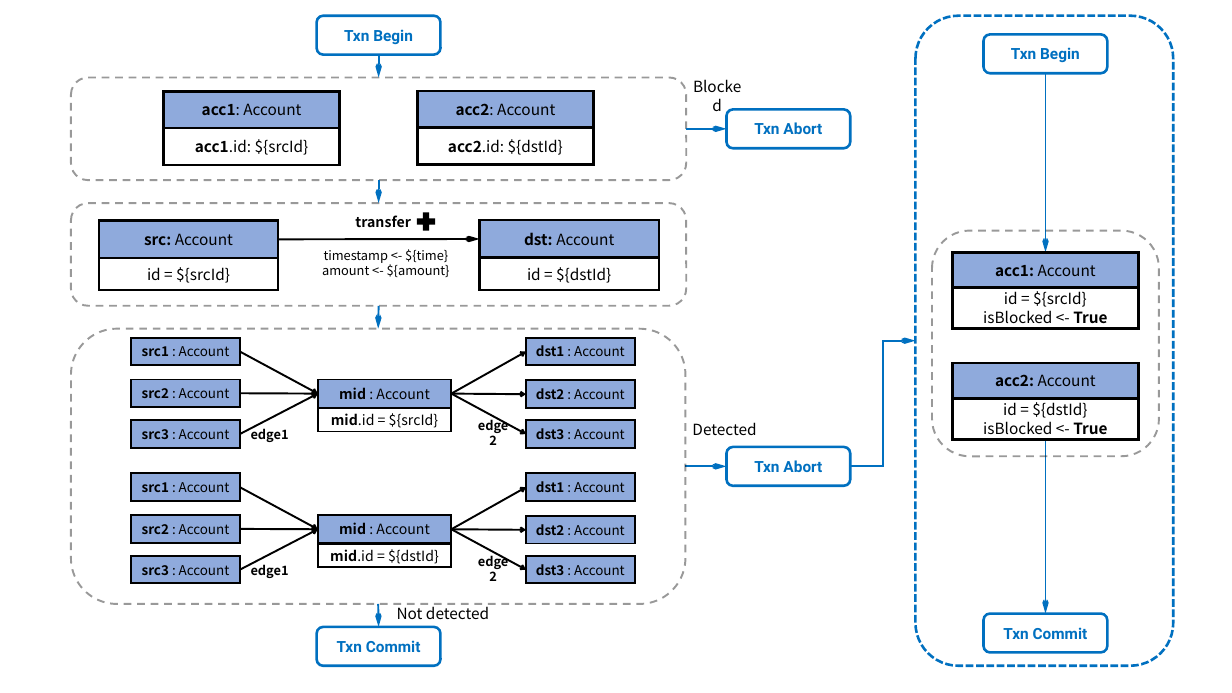
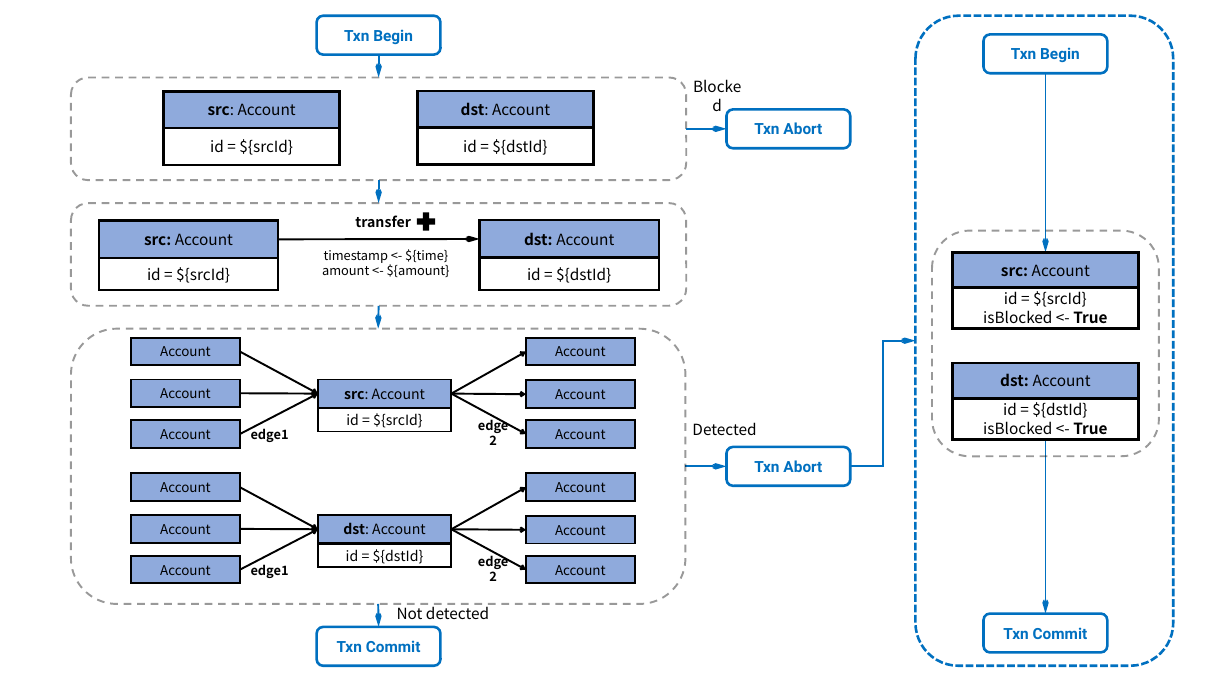
Before and after one commit to ldbc/ldbc_finbench_docs, a slide deck: slide 2 of patterns/transaction-read-write.pptx. Drawn at 1232x693 pixels with LibreOffice and Linux fonts; fonts in the diff are those of the drawing. Boxes give left, top, right and bottom in pixels: in the first picture for what was removed or moved away, otherwise in the second. Text is boxed around its words. In the diff, an @@ line names an element or a change of style, - is before the commit and + after.

```diff
--- a/patterns/transaction-read-write.pptx
+++ b/patterns/transaction-read-write.pptx
@@ text in rectangle at [208, 103, 296, 115]: text changed @@
-acc1: Account
+src: Account
@@ text in rectangle at [461, 102, 550, 115]: text changed @@
-acc2: Account
+dst: Account
@@ text in rectangle at [210, 139, 293, 155]: text changed @@
-acc1.id: ${srcId}
+id = ${srcId}
@@ text in rectangle at [463, 139, 547, 155]: text changed @@
-acc2.id: ${dstId}
+id = ${dstId}
@@ text in rectangle at [1001, 264, 1090, 276]: text changed @@
-acc1: Account
+src: Account
@@ text in rectangle at [160, 346, 211, 356]: text changed @@
-src1 : Account
+Account
@@ text in rectangle at [555, 346, 606, 356]: text changed @@
-dst1 : Account
+Account
@@ text in rectangle at [160, 388, 211, 398]: text changed @@
-src2 : Account
+Account
@@ text in rectangle at [344, 388, 425, 399]: text changed @@
-mid : Account
+src: Account
@@ text in rectangle at [555, 389, 606, 399]: text changed @@
-dst2 : Account
+Account
@@ text in rectangle at [1000, 373, 1091, 386]: text changed @@
-acc2: Account
+dst: Account
@@ text in rectangle at [346, 413, 422, 428]: text changed @@
-mid.id = ${srcId}
+id = ${srcId}
@@ text in rectangle at [160, 429, 211, 439]: text changed @@
-src3 : Account
+Account
@@ text in rectangle at [555, 429, 606, 439]: text changed @@
-dst3 : Account
+Account
@@ text in rectangle at [160, 482, 211, 492]: text changed @@
-src1 : Account
+Account
@@ text in rectangle at [555, 482, 606, 492]: text changed @@
-dst1 : Account
+Account
@@ text in rectangle at [160, 524, 211, 534]: text changed @@
-src2 : Account
+Account
@@ text in rectangle at [343, 522, 425, 534]: text changed @@
-mid : Account
+dst: Account
@@ text in rectangle at [555, 525, 606, 535]: text changed @@
-dst2 : Account
+Account
@@ text in rectangle at [160, 565, 211, 575]: text changed @@
-src3 : Account
+Account
@@ text in rectangle at [346, 549, 424, 564]: text changed @@
-mid.id = ${dstId}
+id = ${dstId}
@@ text in rectangle at [555, 565, 606, 575]: text changed @@
-dst3 : Account
+Account
```
Also in this commit, not shown: 2 other slides changed, 4 other files.
